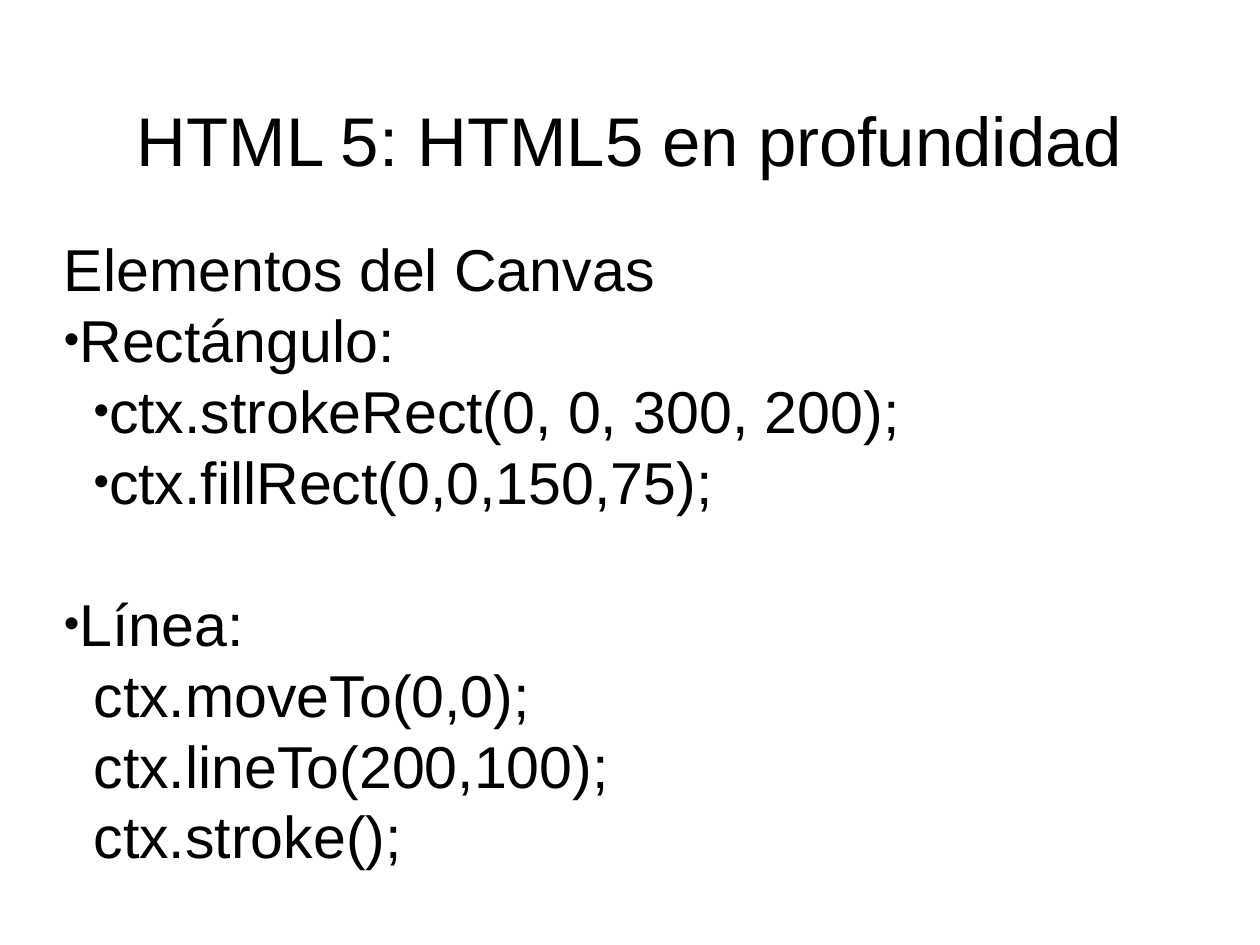
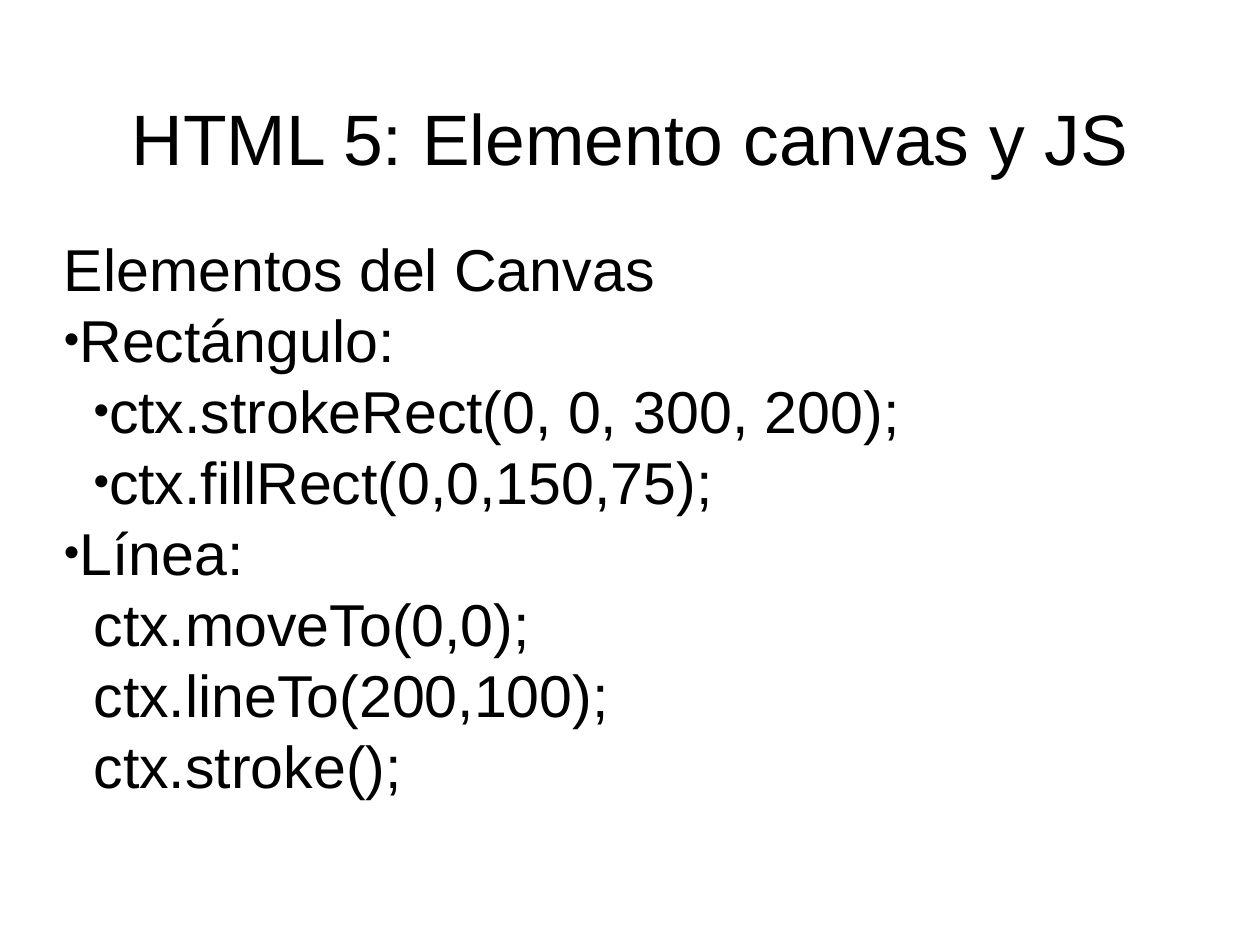
Before and after one commit to fitamix/HTML5, a slide deck: slide 10 of Tema5/Tema5-Presentacion.ppt. Drawn at 1260x945 pixels with LibreOffice and Linux fonts; fonts in the diff are those of the drawing. Boxes give left, top, right and bottom in pixels: in the first picture for what was removed or moved away, otherwise in the second. Text is boxed around its words. In the diff, an @@ line names an element or a change of style, - is before the commit and + after.

```diff
--- a/Tema5/Tema5-Presentacion.ppt
+++ b/Tema5/Tema5-Presentacion.ppt
@@ title at [132, 113, 1128, 179]: text changed; size 56 to 58 pt @@
-HTML 5: HTML5 en profundidad
+HTML 5: Elemento canvas y JS
@@ subtitle at [94, 390, 900, 799]: indent changed @@
```
Also in this commit, not shown: 9 other slides changed, 12 other files.
